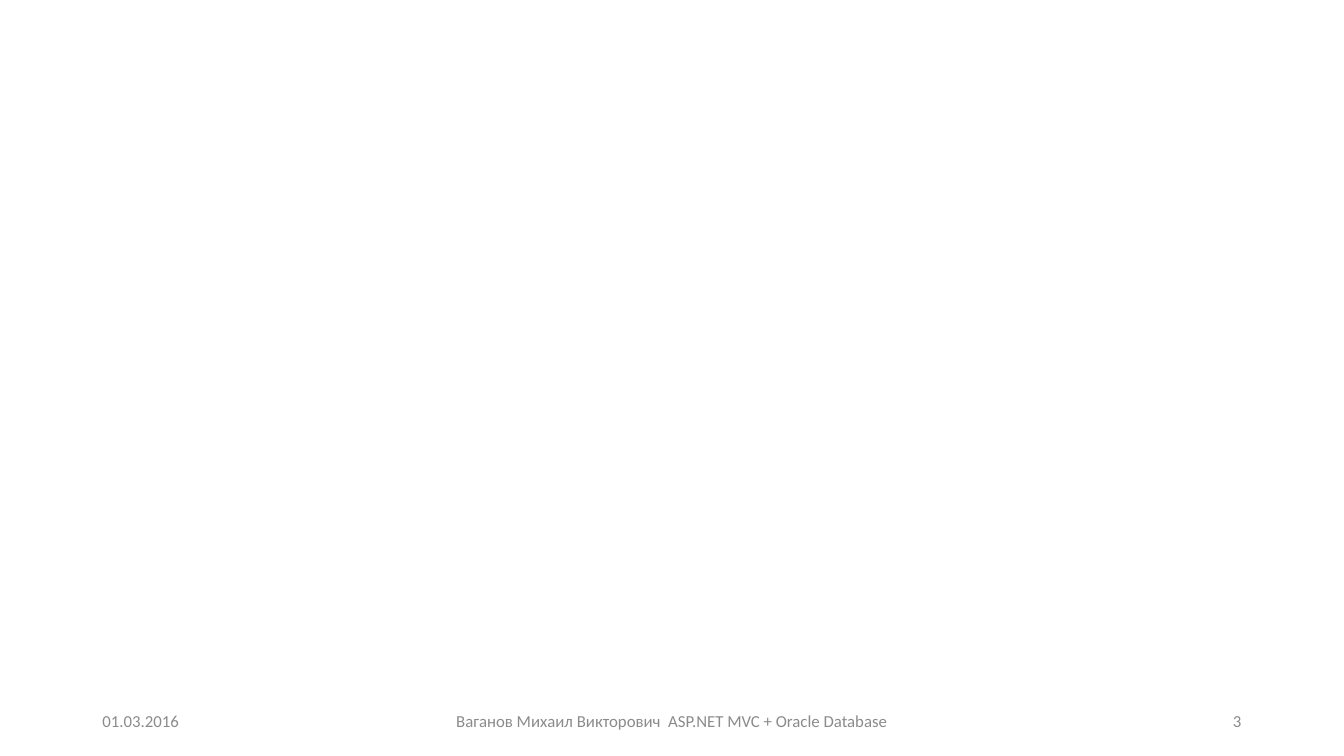
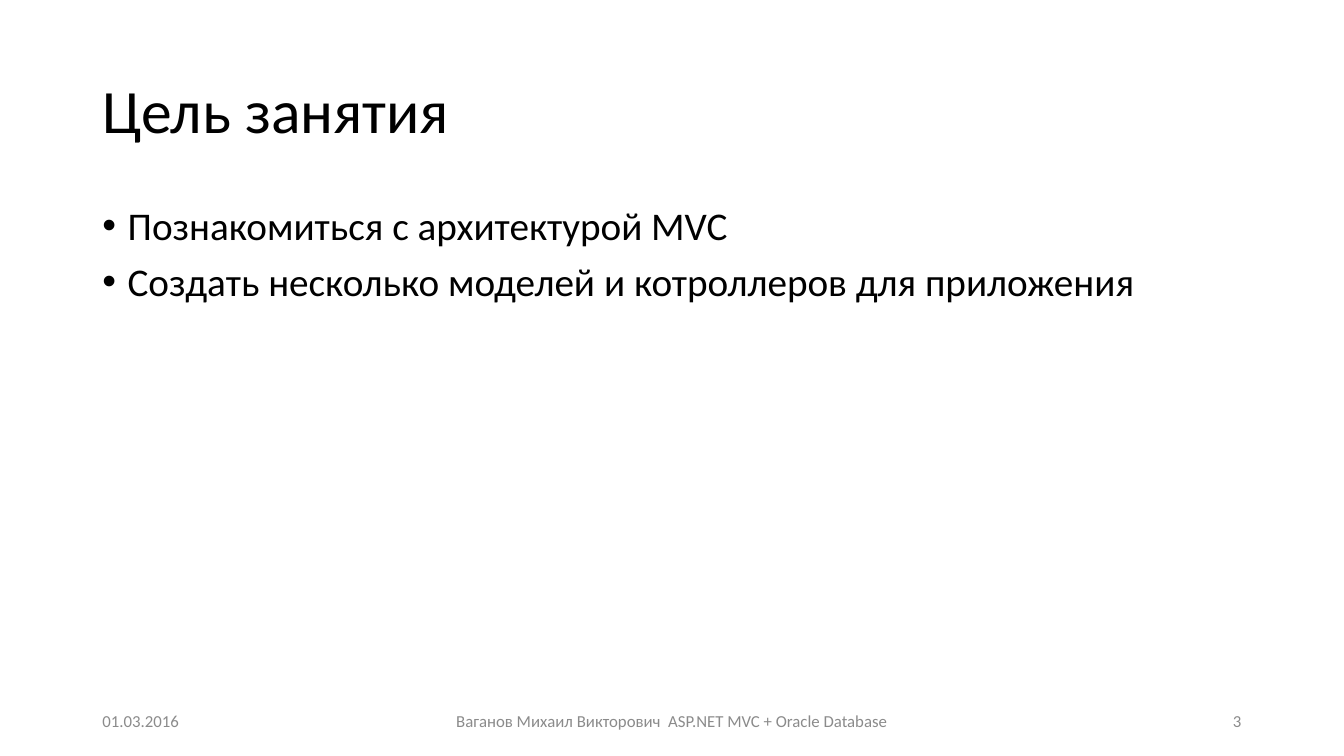
Before and after one commit to Mikhail-Vaganov/psu-applicants, a slide deck: slide 3 of Presentations/Занятие 3.pptx. Drawn at 1344x756 pixels with LibreOffice and Linux fonts; fonts in the diff are those of the drawing. Boxes give left, top, right and bottom in pixels: in the first picture for what was removed or moved away, otherwise in the second. Text is boxed around its words. In the diff, an @@ line names an element or a change of style, - is before the commit and + after.

```diff
--- a/Presentations/Занятие 3.pptx
+++ b/Presentations/Занятие 3.pptx
@@ title added at (102, 93, 449, 143), 44 pt, text #000000 @@
+Цель занятия
@@ text added at (128, 213, 1134, 303), 28 pt, text #000000 @@
+• Познакомиться с архитектурой MVC
+• Создать несколько моделей и котроллеров для приложения
```
Also in this commit, not shown: 2 other slides changed.
